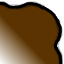
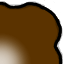
Before/after of a 64px x 64px layered artwork. What changed in the layer stack:
painted on "Background" over 0, 0, 63, 64
